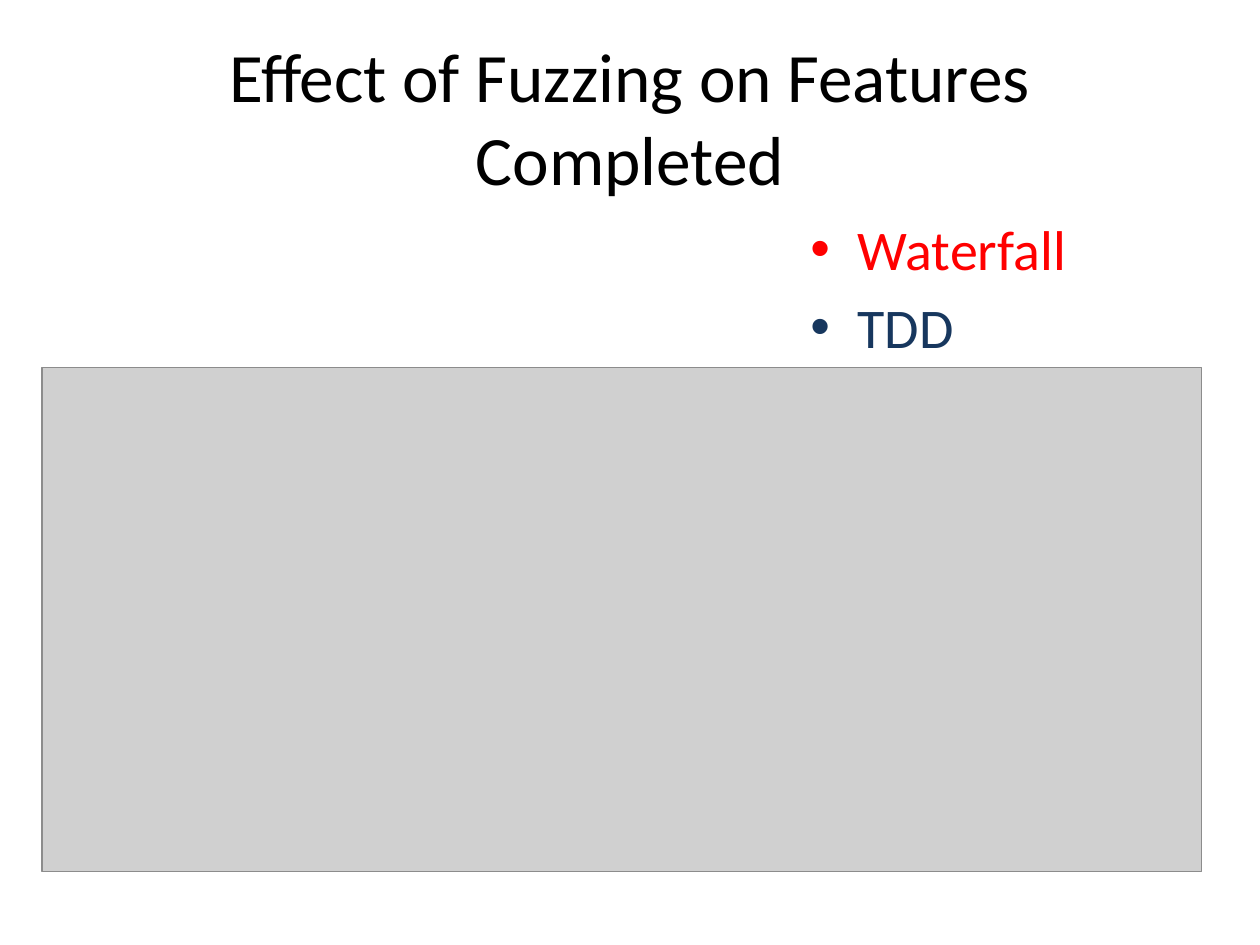
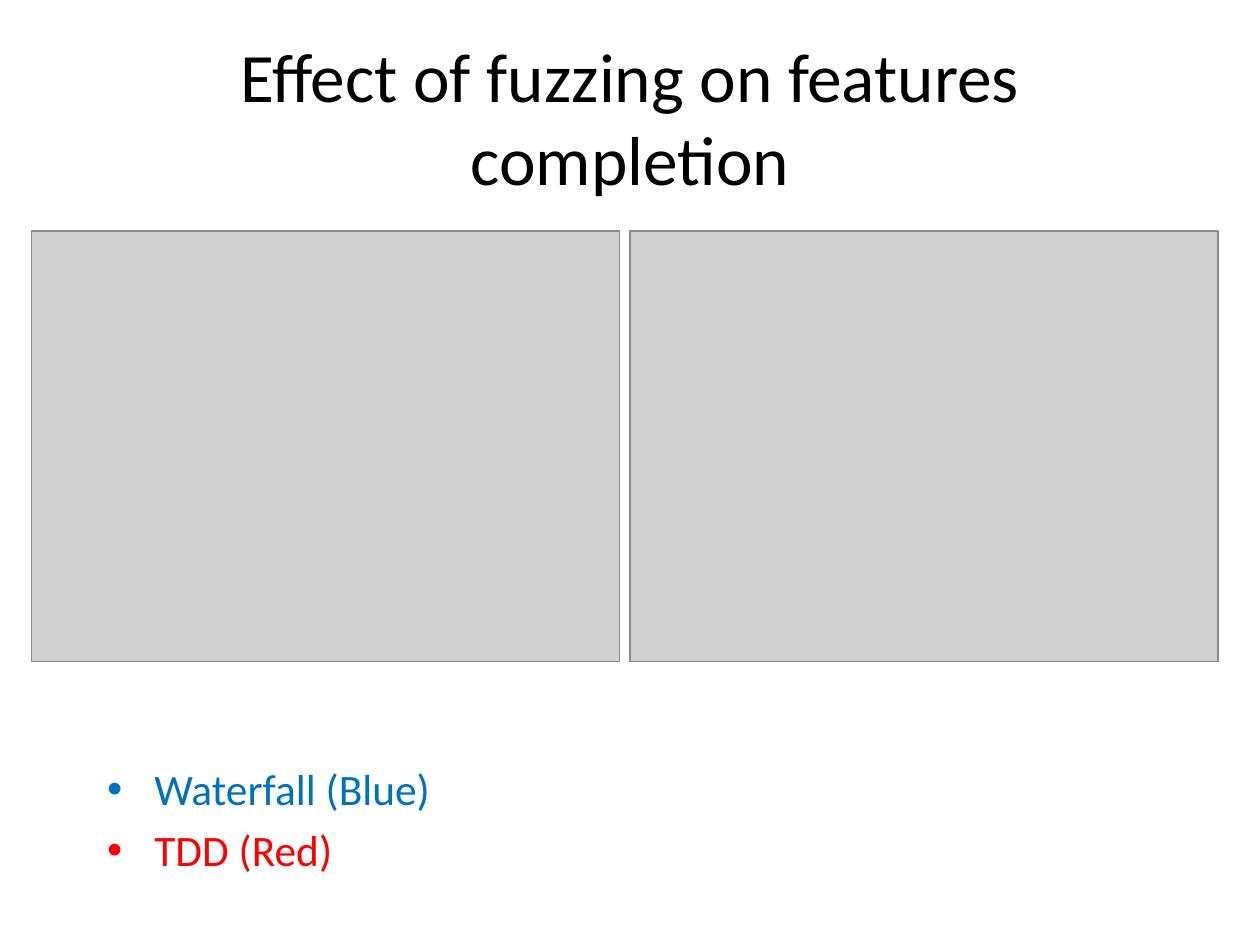
Before and after one commit to probablytom/fuzzi-moss-paper, a slide deck: slide 15 of Presentation.pptx (slide 28 before the commit). Drawn at 1260x945 pixels with LibreOffice and Linux fonts; fonts in the diff are those of the drawing; grey boxes stand for pictures. Boxes give left, top, right and bottom in pixels: in the first picture for what was removed or moved away, otherwise in the second. Text is boxed around its words. In the diff, an @@ line names an element or a change of style, - is before the commit and + after.

```diff
--- a/Presentation.pptx
+++ b/Presentation.pptx
@@ title at <box>241,54,1019,197</box>: text changed @@
-Effect of Fuzzing on Features Completed
+Effect of fuzzing on features completion
@@ picture added at <box>32,231,620,662</box> @@
@@ picture added at <box>630,231,1218,662</box> @@
@@ picture removed at <box>42,368,1201,872</box> @@
@@ text at <box>154,773,430,872</box>: text changed; size 32 to 24.8 pt; text colour #FF0000 to #0070C0 @@
-• Waterfall
-• TDD
+• Waterfall (Blue)
+• TDD (Red)
```
Also in this commit, not shown: 10 other slides changed, 3 slides added, 17 slides removed.
